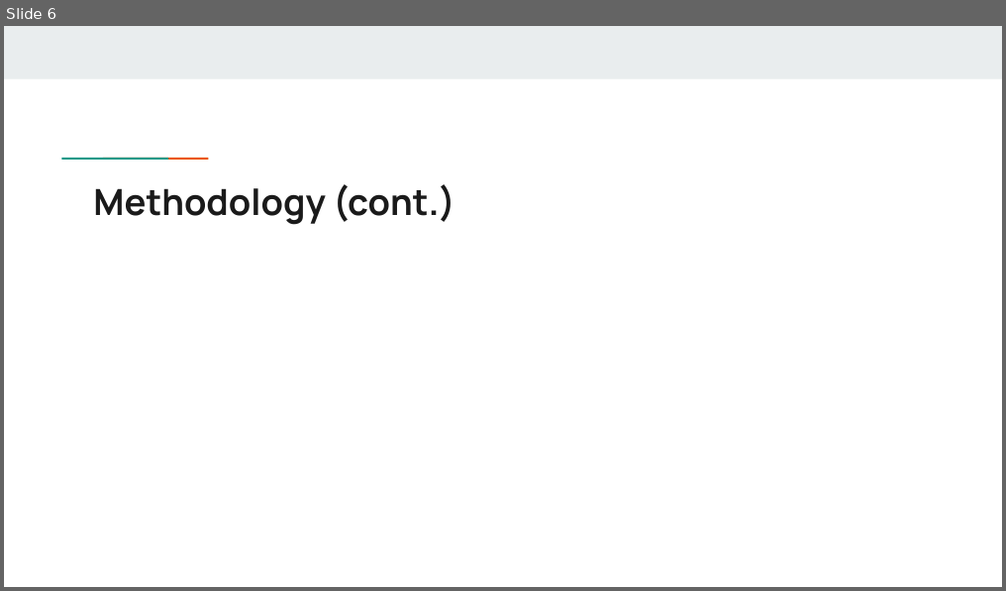
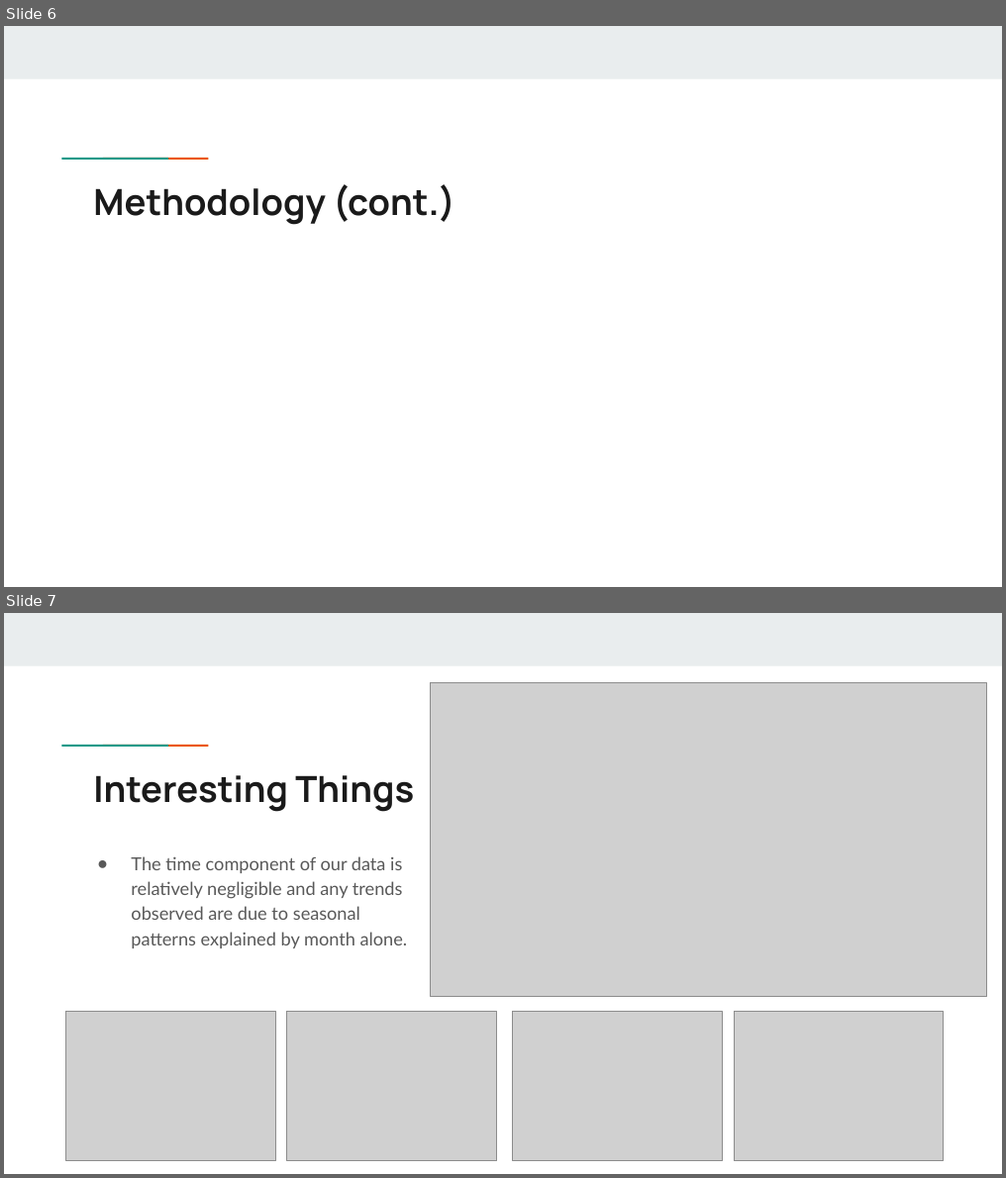
Before and after one commit to JViehman/NationalParks, a slide deck: Presentations/Presentation03.pptx. Shown one above the other, each under a label of ours: slide 6 before the commit, slides 6 and 7 after it. The pictures are 1006x591 and 1006x1178 pixels, drawn with LibreOffice and Linux fonts; fonts in the diff are those of the drawing; grey boxes stand for pictures. Boxes give left, top, right and bottom in pixels: in the first picture for what was removed or moved away, otherwise in the second. Text is boxed around its words. In the diff, an @@ line names an element or a change of style, - is before the commit and + after.

Commit message:
Beau add interesting things to Task 3

```diff
--- a/Presentations/Presentation03.pptx
+++ b/Presentations/Presentation03.pptx
@@ slide 7 added at [4, 613, 1002, 1174], background #FFFFFF; not listed: 3 template elements that a slide beside it also shows @@
@@ picture added at [430, 683, 987, 996] @@
@@ title added at [93, 775, 414, 812], 26 pt, text #1A1A1A, bold @@
+Interesting Things
@@ text added at [131, 857, 408, 949], 13 pt, text #595959 @@
+● The time component of our data is relatively negligible and any trends observed are due to seasonal patterns explained by month alone.
@@ picture added at [65, 1012, 275, 1161] @@
@@ picture added at [287, 1012, 497, 1161] @@
@@ picture added at [513, 1012, 723, 1161] @@
@@ picture added at [734, 1012, 944, 1161] @@
```
Also in this commit, not shown: 1 other slide added, 1 slide removed.
